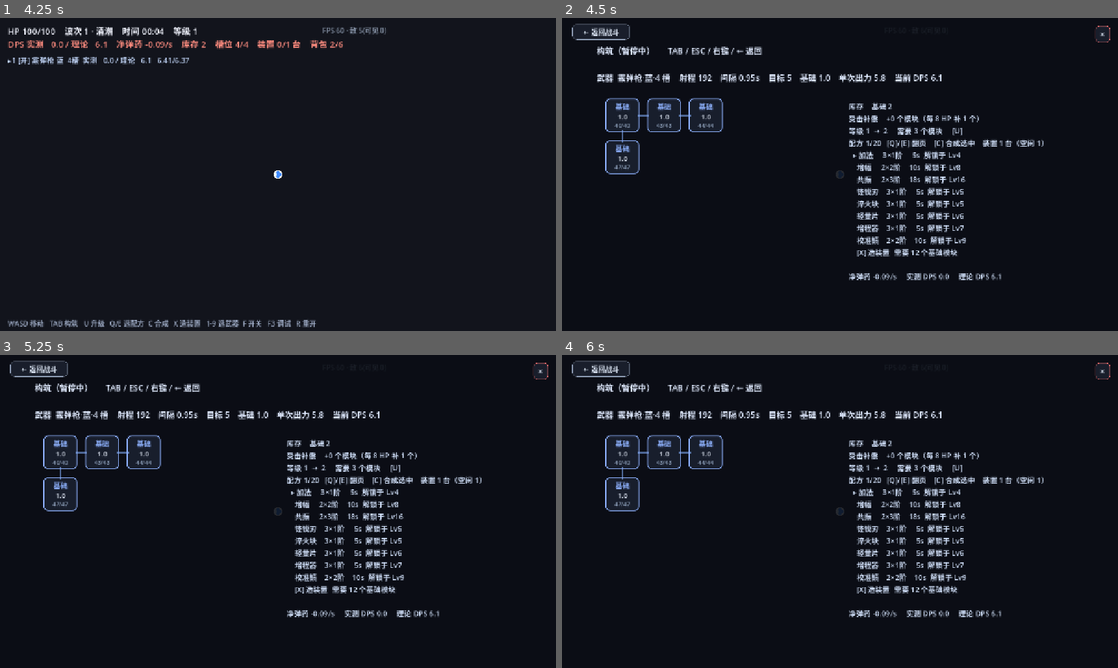
Above: before the commit, frames 1-4 (two rows, left to right).
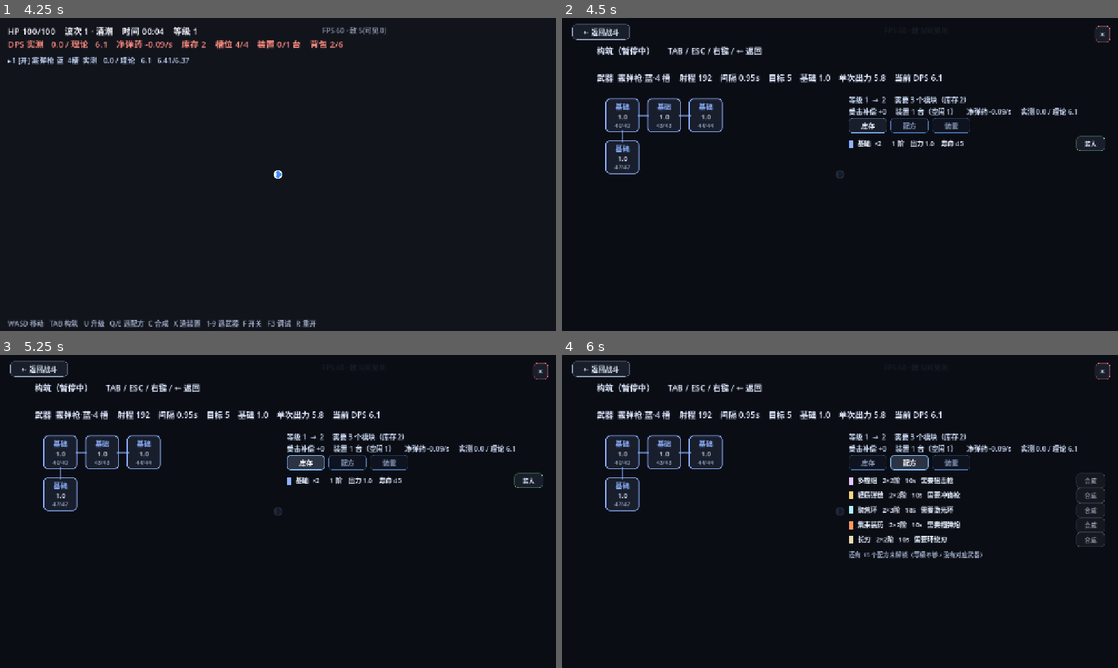
Above: after the commit, the same moments.

Repository: M1suK1/weapon-build-survivor
Game: Godot game, scene res://scenes/main.tscn
Two runs of this game, one before a commit and one after it. Both use one fixed random seed, a clock stepped at 60 frames per second and the inputs below.
Inputs (mouse positions are in pixels of both pictures, inside the frame that each line leads up to):
- Up to frame 1 (4.25 s): tap Enter at 0.5, 2, 2.1, 3.5 s; move the mouse to (400, 158) at 0.52 s; hold D 0.53-1.28 s; tap 1 at 0.6 s; click (400, 158) at 0.67 s; tap Space at 0.77, 1.25, 1.52, 2.75, 3.02, 3.77 s; move the mouse to (166, 190) at 1.27 s; hold S 1.28-2.03 s; tap 4 at 1.35 s; click (166, 190) at 1.42 s; move the mouse to (333, 105) at 2.02 s; hold D 2.03-2.78 s; click (333, 105) at 2.17 s; move the mouse to (250, 237) at 2.77 s; hold W 2.78-3.53 s; tap Keypad Enter at 2.85 s; click (250, 237) at 2.92 s; move the mouse to (444, 221) at 3.52 s; hold A from 3.53 s (still down); tap T at 3.6 s; click (444, 221) at 3.67 s
- Up to frame 2 (4.5 s): keep holding A; tap Space at 4.25 s; move the mouse to (673, 127) at 4.27 s; tap Tab at 4.35 s; click (673, 127) at 4.42 s
- Up to frame 3 (5.25 s): tap Space at 4.52 s; release A at 5 s; click (305, 461) at 5 s, where only the run after the commit has a clickable "库存"
- Up to frame 4 (6 s): click (906, 461) at 5.75 s, where only the run after the commit has a clickable "配方"

Frame 1 is identical in both runs. In frame 2, 4.6% of the frame differs, in the area x 51-98%, y 24-84%; in frame 3, 4.8%; in frame 4, 5.9%.

Commit message:
feat(U2): 构筑屏改库存/配方/装置三标签页（可点装入/合成/造装置）+ 修空闲装置计数

Diff:
--- a/scripts/game.gd
+++ b/scripts/game.gd
@@ -241,6 +241,10 @@
 var build_back_btn: Button = null
 var uitest := false
 var uitest_step := 0
+var tab := 0
+var tab_bar: Control = null
+var tab_body: Control = null
+var tab_btns: Array = []
 var dbg_acc := 0.0
 var _pick_from_build := false
 var pick_mode := "level"
@@ -301,6 +305,8 @@
 			pick_delay = float(a.substr(10))
 		elif a == "rolltest":
 			roll_test = true
+		elif a.begins_with("tab="):
+			tab = int(a.substr(4))
 		elif a == "uitest":
 			uitest = true
 		elif a == "swarmtest":
@@ -383,7 +389,8 @@
 func _busy_devices() -> int:
 	var n := 0
 	for d in devices:
-		if String(d["kind"]) != "":
+		# kind 是 int（0 = 空闲）。以前写 String(kind) != ""，恒为真 → 空闲数永远显示 0
+		if int(d["kind"]) != 0:
 			n += 1
 	return n
 
@@ -502,10 +509,25 @@
 	build_root.add_child(board_root)
 
 	build_info = Label.new()
-	build_info.position = Vector2(660, 190)
-	build_info.add_theme_font_size_override("font_size", 17)
+	build_info.position = Vector2(660, 176)
+	build_info.add_theme_font_size_override("font_size", 16)
 	build_info.add_theme_color_override("font_color", Color(0.82, 0.88, 0.98))
 	build_root.add_child(build_info)
+
+	# 右栏三标签页：库存 / 配方 / 装置（见 docs/plan-ui-v1.md §2.1）
+	tab_bar = Control.new()
+	tab_bar.position = Vector2(660, 230)
+	build_root.add_child(tab_bar)
+	var tab_names := ["库存", "配方", "装置"]
+	for i in 3:
+		var tb := UIKit.button(tab_names[i], Vector2(88, 30), UIKit.C_BLUE, 15)
+		tb.position = Vector2(i * 96, 0)
+		tb.pressed.connect(_set_tab.bind(i))
+		tab_bar.add_child(tb)
+		tab_btns.append(tb)
+	tab_body = Control.new()
+	tab_body.position = Vector2(660, 272)
+	build_root.add_child(tab_body)
 
 	flash = ColorRect.new()
 	flash.color = Color(1, 0.2, 0.25, 0.0)
@@ -2707,42 +2729,140 @@
 	build_text.text = "\n".join(lines)
 
 	var info: Array = []
-	var inv_parts: Array = []
-	for k in _ids_all():
-		if _inv(k) > 0:
-			inv_parts.append("%s %d" % [String(MODULES[k]["name"]), _inv(k)])
-	if inv_parts.is_empty():
-		inv_parts.append("空")
-	info.append("库存    " + "    ".join(inv_parts))
-	info.append("受击补偿    +%d 个模块（每 %d HP 补 1 个）" % [
-		modules_from_damage, int(DAMAGE_PER_MODULE)
-	])
-	info.append("等级 %d  →  %d     需要 %d 个模块     [U]" % [
-		level, level + 1, level_cost()
-	])
-	info.append("配方 %d/%d   [Q]/[E] 翻页    [C] 合成选中    装置 %d 台（空闲 %d）" % [
-		recipe_sel + 1, MOD_ORDER.size(), devices.size(), devices.size() - _busy_devices()
-	])
-	# 只显示 8 行窗口：配方有 20 个，全列会顶出屏幕
-	var first := maxi(0, mini(recipe_sel - 3, MOD_ORDER.size() - 8))
-	for i in range(first, mini(MOD_ORDER.size(), first + 8)):
-		var mid: String = MOD_ORDER[i]
-		var st := recipe_state(mid)
-		var t := int(st["tier"])
-		var mark := "▸" if i == recipe_sel else " "
-		info.append("  %s %-6s %d×%d阶  %4.0fs  %s" % [
-			mark, String(MODULES[mid]["name"]), int(st["cost"]), t - 1,
-			float(CRAFT_TIME[t]) * pow(0.90, float(_bl("craft"))), String(st["state"])
-		])
-	if devices.size() < DEVICE_MAX:
-		info.append("    [X] 造装置  需要 %d 个基础模块" % device_cost())
-	else:
-		info.append("    [X] 装置已满（%d 台）" % devices.size())
-	info.append("")
-	info.append("净弹药 %+.2f/s     实测 DPS %.1f     理论 DPS %.1f" % [
+	info.append("等级 %d  →  %d     需要 %d 个模块（库存 %d）" % [level, level + 1, level_cost(), _inv_total()])
+	info.append("受击补偿 +%d     装置 %d 台（空闲 %d）     净弹药 %+.2f/s     实测 %.1f / 理论 %.1f" % [
+		modules_from_damage, devices.size(), devices.size() - _busy_devices(),
 		cur_drop() - cur_burn(), cur_actual_dps(), cur_dps()
 	])
 	build_info.text = "\n".join(info)
+	_rebuild_tab()
+	_highlight_tab()
+
+
+func _set_tab(i: int) -> void:
+	tab = i
+	_refresh_build()
+
+
+func _highlight_tab() -> void:
+	for i in tab_btns.size():
+		(tab_btns[i] as Button).modulate = Color(1, 1, 1) if i == tab else Color(0.58, 0.63, 0.72)
+
+
+## 右栏标签页内容。每次重建（行数不大，重建比增量更新简单可靠）
+func _rebuild_tab() -> void:
+	if tab_body == null:
+		return
+	for c in tab_body.get_children():
+		c.queue_free()
+	if tab == 0:
+		_rebuild_tab_inv()
+	elif tab == 1:
+		_rebuild_tab_recipe()
+	else:
+		_rebuild_tab_device()
+
+
+func _tab_row(y: float, text: String, col: Color, btn: String, cb: Callable, enabled := true, tip := "") -> void:
+	var chip := ColorRect.new()
+	chip.color = col
+	chip.position = Vector2(0, y + 8)
+	chip.size = Vector2(10, 18)
+	chip.mouse_filter = Control.MOUSE_FILTER_IGNORE
+	tab_body.add_child(chip)
+	var l := _label(tab_body, Vector2(20, y + 4), 15, UIKit.C_TEXT)
+	l.text = text
+	if btn != "":
+		var b := UIKit.button(btn, Vector2(66, 28), UIKit.C_GREEN if enabled else UIKit.C_DIM, 14)
+		b.position = Vector2(524, y)
+		b.disabled = not enabled
+		if tip != "":
+			b.tooltip_text = tip
+		b.pressed.connect(cb)
+		tab_body.add_child(b)
+
+
+func _rebuild_tab_inv() -> void:
+	var y := 0.0
+	var any := false
+	for k in _ids_all():
+		var mid := String(k)
+		var n := _inv(mid)
+		if n <= 0:
+			continue
+		any = true
+		var d: Dictionary = MODULES[mid]
+		_tab_row(y, "%s  ×%d      %d 阶    出力 %.1f    寿命 %d" % [
+			String(d["name"]), n, int(d["tier"]), float(d["rate"]), int(d["uses"])
+		], Color(d.get("color", Color(0.7, 0.75, 0.85))), "装入",
+			_install_from_inv.bind(mid), true, "装到当前武器出力增益最大的那一格")
+		y += 34.0
+	if not any:
+		_label(tab_body, Vector2(0, 6), 16, UIKit.C_DIM).text = "库存空：打怪掉落会先进这里"
+
+
+func _rebuild_tab_recipe() -> void:
+	var y := 0.0
+	var locked := 0
+	for k in MOD_ORDER:
+		var mid := String(k)
+		var st := recipe_state(mid)
+		var d: Dictionary = MODULES[mid]
+		var t := int(d["tier"])
+		var sec := float(CRAFT_TIME[t]) * pow(0.90, float(_bl("craft")))
+		var ok := bool(st["ok"])
+		if String(st["state"]).begins_with("解锁"):
+			locked += 1
+			continue
+		_tab_row(y, "%s   %d×%d阶   %.0fs   %s" % [
+			String(d["name"]), int(st["cost"]), t - 1, sec, String(st["state"])
+		], Color(d.get("color", Color(0.7, 0.75, 0.85))), "合成",
+			_craft_from_tab.bind(mid), ok, String(st["state"]))
+		y += 34.0
+		if y > 300.0:
+			break
+	if y == 0.0:
+		_label(tab_body, Vector2(0, 6), 16, UIKit.C_DIM).text = "还没有解锁任何配方（升级会解锁）"
+	if locked > 0:
+		_label(tab_body, Vector2(0, y + 6), 14, UIKit.C_DIM).text = "还有 %d 个配方未解锁（等级不够 / 没有对应武器）" % locked
+
+
+func _rebuild_tab_device() -> void:
+	var y := 0.0
+	for i in devices.size():
+		var dv: Dictionary = devices[i]
+		var kind := int(dv["kind"])
+		var busy := kind != 0
+		var txt := "装置 %d    空闲" % (i + 1)
+		if busy:
+			txt = "装置 %d    合成 %s    剩余 %.1fs" % [
+				i + 1, String(MODULES[MOD_ORDER[kind - 1]]["name"]), float(dv["left"])]
+		_tab_row(y, txt, UIKit.C_GOLD if busy else UIKit.C_DIM, "", Callable(), false)
+		y += 34.0
+	if devices.size() < DEVICE_MAX and y < 300.0:
+		_tab_row(y, "再造一台装置（需要 %d 个基础模块）" % device_cost(), UIKit.C_BLUE, "造",
+			_buy_device_from_tab, _inv("base") >= device_cost(), "吃基础模块；装置越多并行合成越快")
+	elif devices.size() >= DEVICE_MAX:
+		_label(tab_body, Vector2(0, y + 6), 14, UIKit.C_DIM).text = "装置已满（%d 台）" % DEVICE_MAX
+
+
+func _craft_from_tab(mid: String) -> void:
+	try_craft(mid)
+	_refresh_build()
+
+
+func _buy_device_from_tab() -> void:
+	buy_device()
+	_refresh_build()
+
+
+## 从库存取出一个模块装进当前武器；装不下会自动退回库存（_install 的兜底）
+func _install_from_inv(mid: String) -> void:
+	if _inv(mid) <= 0:
+		return
+	_take_inv(mid, 1)
+	_install(mid)
+	_refresh_build()
 
 
 ## 电路板视图：槽位按真实网格摆放，相邻槽位连线
Not shown, changed: docs/plan-ui-v1.md
